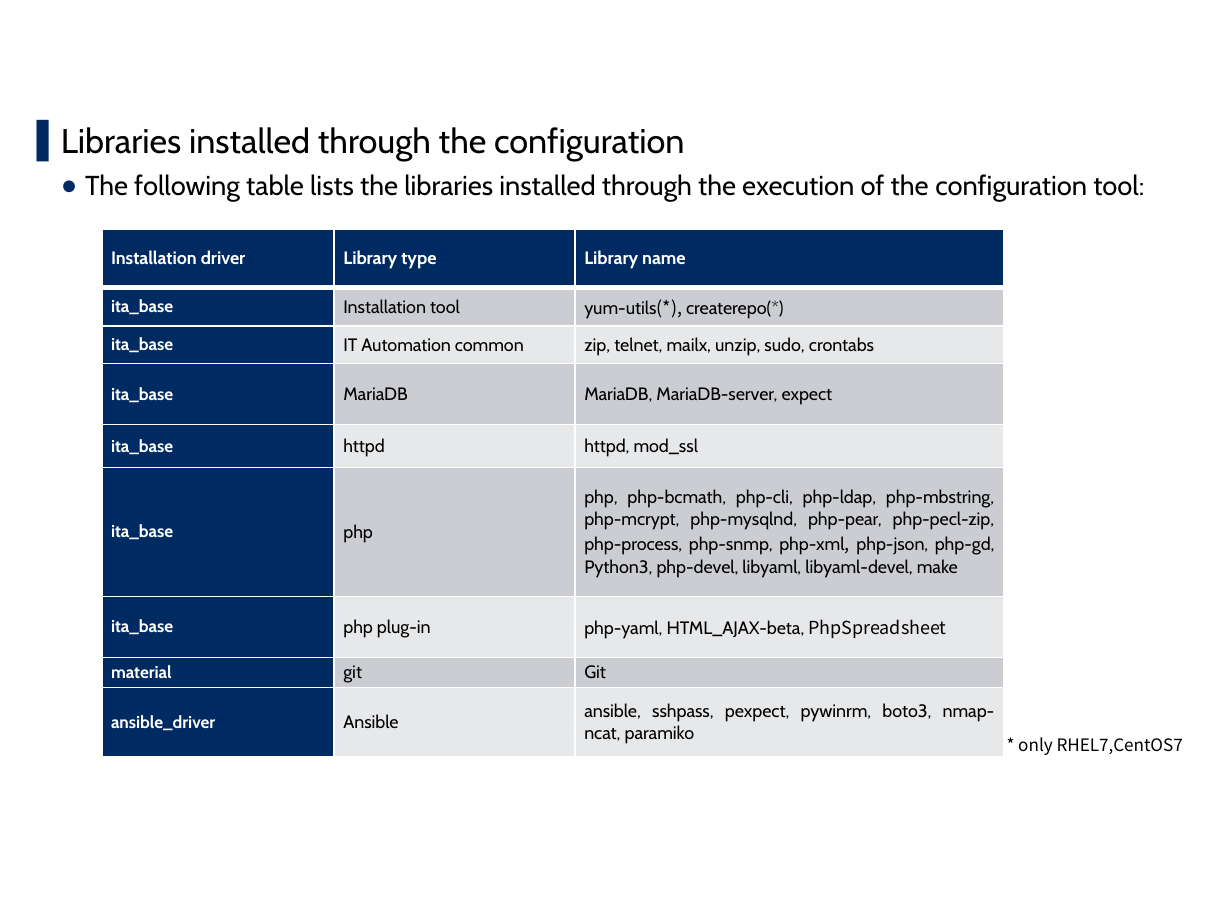
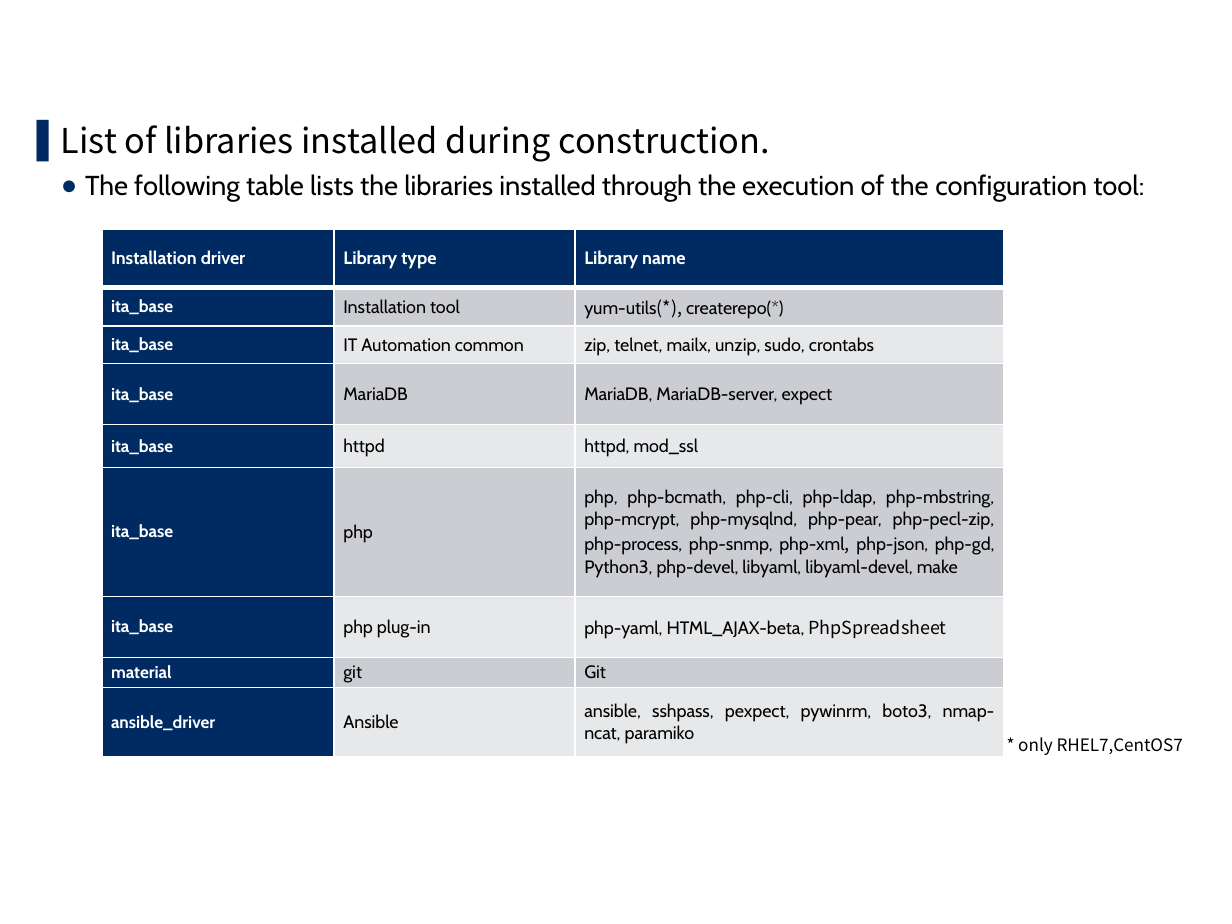
Before and after one commit to exastro-suite/it-automation-docs, a slide deck: slide 19 of asset/Learn/ITA-online-install_en.pptx. Drawn at 1232x924 pixels with LibreOffice and Linux fonts; fonts in the diff are those of the drawing; background and template pictures are left out. Boxes give left, top, right and bottom in pixels: in the first picture for what was removed or moved away, otherwise in the second. Text is boxed around its words. In the diff, an @@ line names an element or a change of style, - is before the commit and + after.

```diff
--- a/asset/Learn/ITA-online-install_en.pptx
+++ b/asset/Learn/ITA-online-install_en.pptx
@@ text at bbox=[61, 125, 769, 162]: text changed; font Cabin to Noto Sans CJK JP @@
-▌ Libraries installed through the configuration
+▌ List of libraries installed during construction.
```
Also in this commit, not shown: 16 other slides changed, 15 other files.
